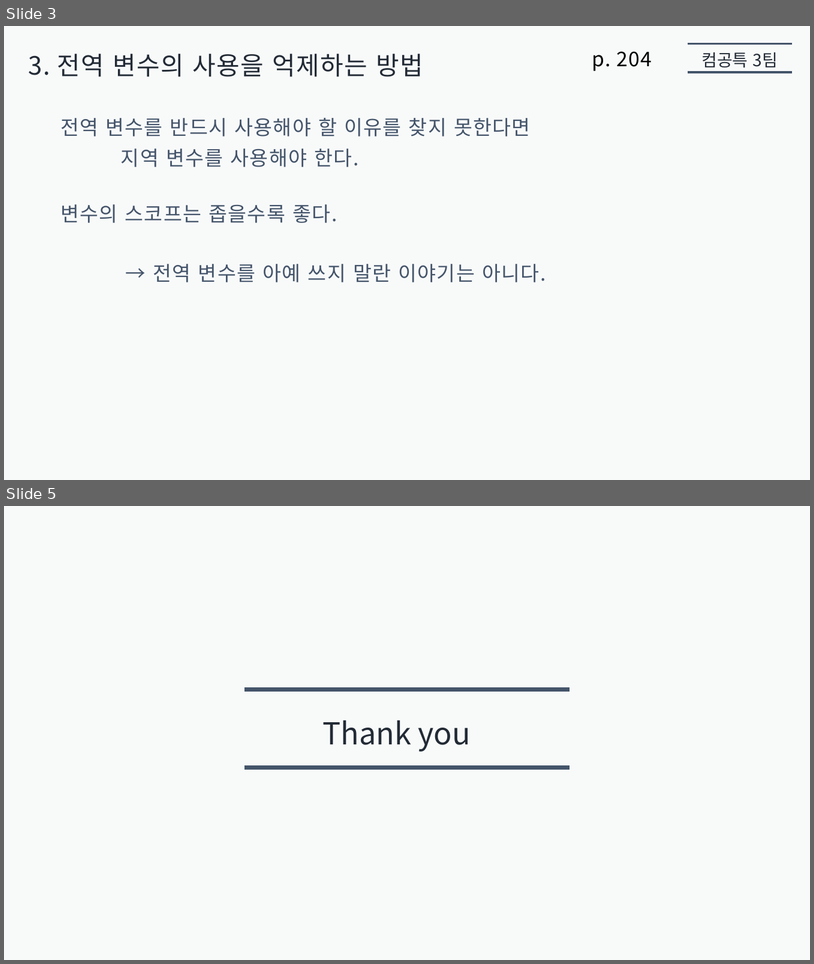
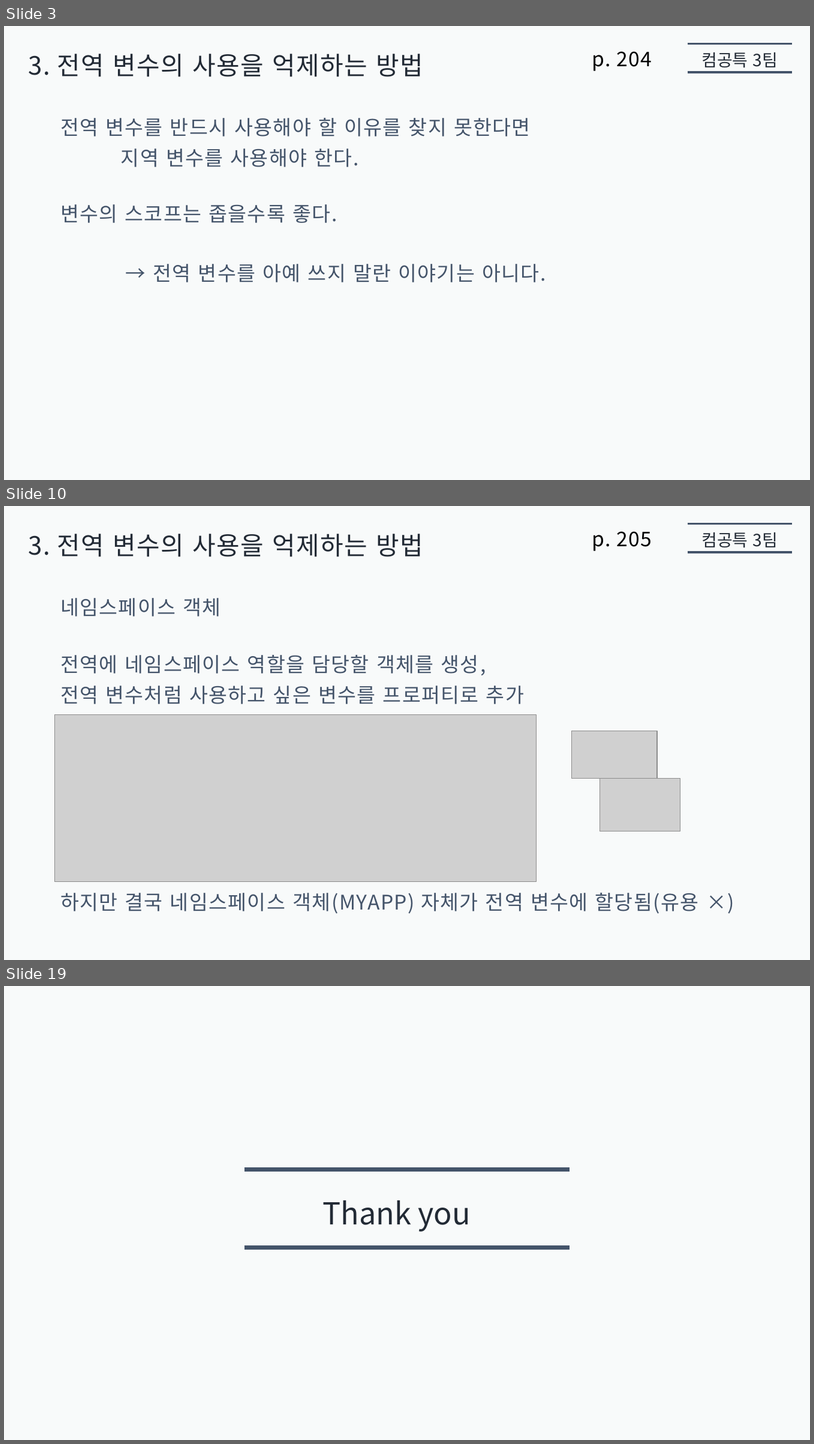
Before and after one commit to jaehoo1/Modern-JavaScript-Deep-Dive, a slide deck: 10. 전역 변수의 문제점/presentation10/jaehoo1/전역 변수의 문제점.pptx. Shown one above the other, each under a label of ours: slides 3 and 5 before the commit, slides 3, 10 and 19 after it; the slides between them are not shown. The pictures are 814x964 and 814x1444 pixels, drawn with LibreOffice and Linux fonts; fonts in the diff are those of the drawing; grey boxes stand for pictures. Boxes give left, top, right and bottom in pixels: in the first picture for what was removed or moved away, otherwise in the second. Text is boxed around its words. In the diff, an @@ line names an element or a change of style, - is before the commit and + after.

```diff
--- a/10. 전역 변수의 문제점/presentation10/jaehoo1/전역 변수의 문제점.pptx
+++ b/10. 전역 변수의 문제점/presentation10/jaehoo1/전역 변수의 문제점.pptx
@@ slide 10 added at [4, 506, 810, 960], background #F8FAFA @@
@@ line added from (688, 523) to (792, 523), #44546A 2.75 pt @@
@@ text added at [28, 534, 424, 557], 30 pt, text #222A35 @@
+3. 전역 변수의 사용을 억제하는 방법
@@ text added at [592, 531, 653, 551], 24 pt, text #000000 @@
+p. 205
@@ text added at [702, 532, 778, 547], 20 pt, text #222A35 @@
+컴공특 3팀
@@ line added from (688, 552) to (792, 552), #44546A 2.75 pt @@
@@ text added at [60, 598, 221, 616], 24 pt, text #44546A @@
+네임스페이스 객체
@@ text added at [60, 655, 486, 675], 24 pt, text #44546A @@
+전역에 네임스페이스 역할을 담당할 객체를 생성,
@@ text added at [60, 685, 524, 704], 24 pt, text #44546A @@
+전역 변수처럼 사용하고 싶은 변수를 프로퍼티로 추가
@@ picture added at [54, 715, 536, 881] @@
@@ picture added at [572, 730, 657, 778] @@
@@ picture added at [600, 778, 680, 831] @@
@@ text added at [60, 892, 699, 913], 24 pt, text #44546A @@
+하지만 결국 네임스페이스 객체(MYAPP) 자체가 전역 변수에 할당됨(유용 ×)
@@ what was slide 5 is now slide 19 @@
```
Also in this commit, not shown: 1 slide changed, 13 other slides added.
